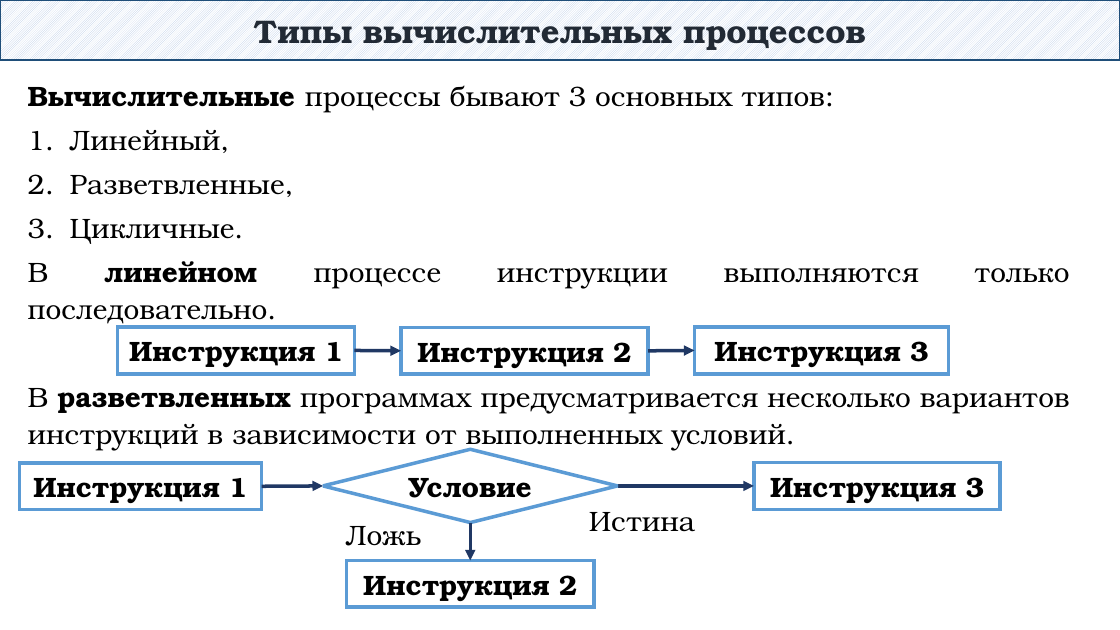
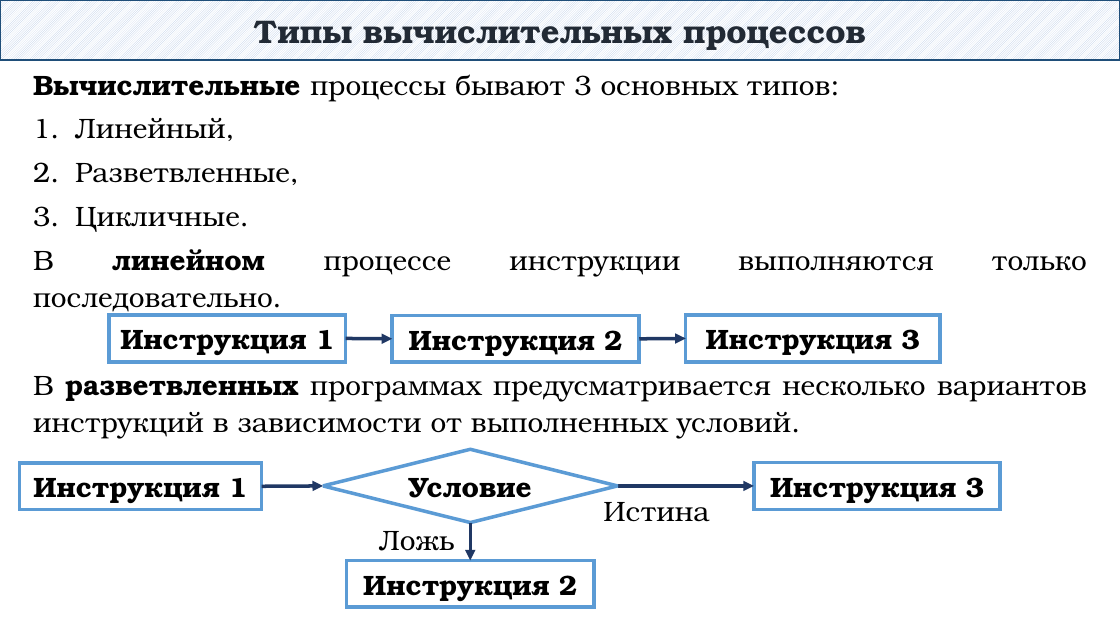
Before and after one commit to DaniilKlyukin/ITiP-1, a slide deck: slide 9 of Лекции/ИТиП лек 2 (лр 2, практическая 1).pptx. Drawn at 1120x630 pixels with LibreOffice and Linux fonts; fonts in the diff are those of the drawing. Boxes give left, top, right and bottom in pixels: in the first picture for what was removed or moved away, otherwise in the second. Text is boxed around its words. In the diff, an @@ line names an element or a change of style, - is before the commit and + after.

```diff
--- a/Лекции/ИТиП лек 2 (лр 2, практическая 1).pptx
+++ b/Лекции/ИТиП лек 2 (лр 2, практическая 1).pptx
@@ text "Вычислительные процессы бывают 3 основных ..." rewrapped from (28, 85, 1070, 451) to (33, 74, 1087, 439) @@
@@ 3 rectangles, 2 arrows: place and size @@
-3 rectangles, 2 arrows at (118, 327, 949, 375)
+3 rectangles, 2 arrows at (109, 315, 939, 363)
@@ text "Истина": place and size @@
-text "Истина" at (589, 512, 695, 532)
+text "Истина" at (603, 502, 709, 522)
@@ text "Ложь": place and size @@
-text "Ложь" at (346, 526, 421, 546)
+text "Ложь" at (379, 531, 454, 551)
```
Also in this commit, not shown: 13 other slides changed, 1 other file.
